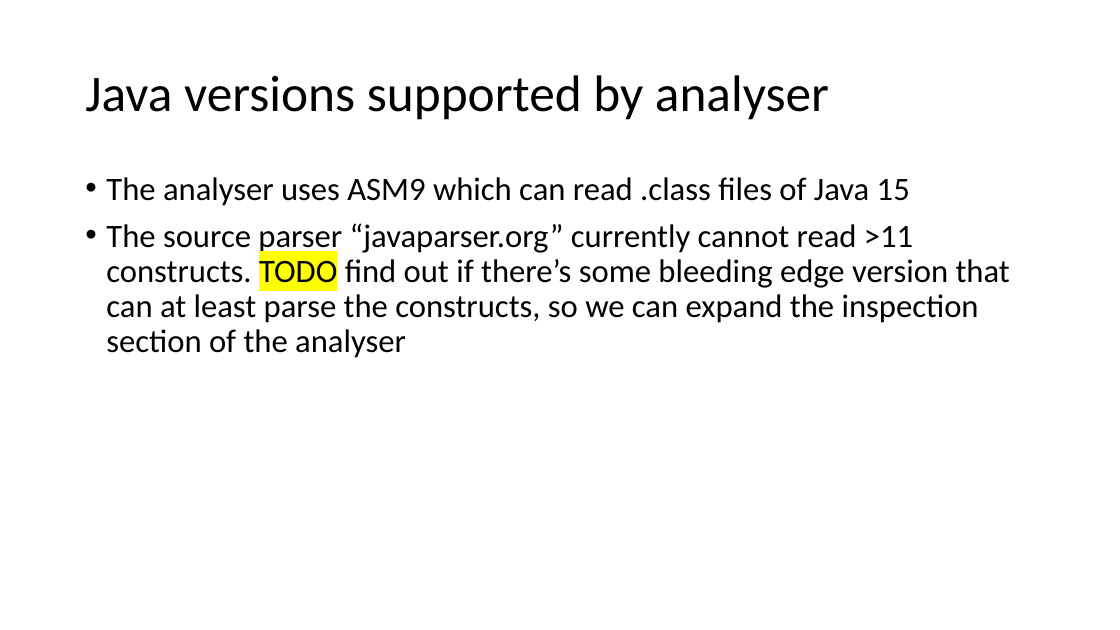
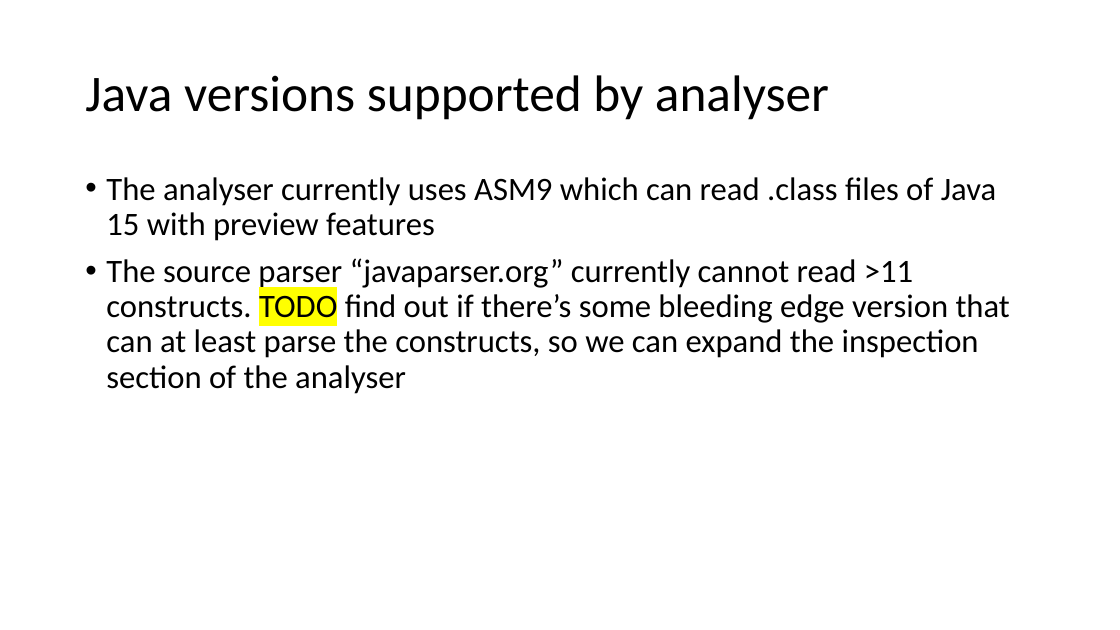
Before and after one commit to e2immu/e2immu-site, a slide deck: slide 4 of static/powerpoint/SlideDeck2.pptx (slide 6 before the commit). Drawn at 1120x630 pixels with LibreOffice and Linux fonts; fonts in the diff are those of the drawing. Boxes give left, top, right and bottom in pixels: in the first picture for what was removed or moved away, otherwise in the second. Text is boxed around its words. In the diff, an @@ line names an element or a change of style, - is before the commit and + after.

```diff
--- a/static/powerpoint/SlideDeck2.pptx
+++ b/static/powerpoint/SlideDeck2.pptx
@@ text at [106,177,996,241]: text changed @@
-• The analyser uses ASM9 which can read .class files of Java 15
+• The analyser currently uses ASM9 which can read .class files of Java 15 with preview features
```
Also in this commit, not shown: 8 other slides changed, 1 slide removed, 4 other files.
